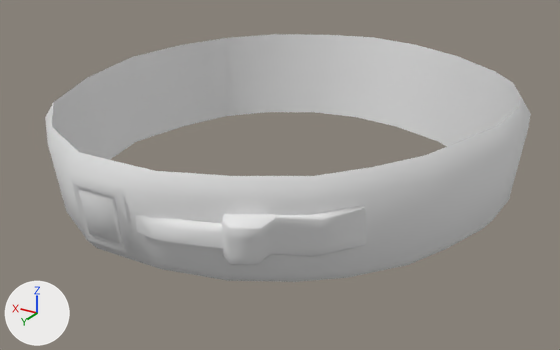
What one commit did to the FBX model care-up/Assets/_Models/fixator.fbx.
Camera for both pictures: a 50 mm camera at (-0.181, 0.317, 0.135) aimed at (0.0, 0.015, -0.016). The lights are fixed; the arrows at lower left show +X, +Y and +Z. Vertices at the same position are counted once.

Names of what the first picture shows: 'fixation_mat_on'.
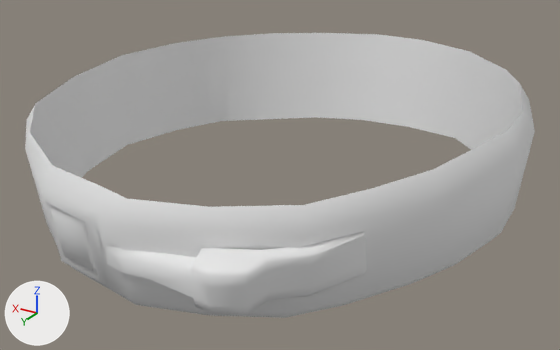
What differs and where, as boxes (x1, y1, x2, y2) in the pictures (560 x 350 px):
'fixation_mat_on', reshaped, rescaled (15% taller)
    before: (45, 34, 531, 282)
    after: (25, 33, 535, 318)

What the commit changed:
me_circle_001 is used by ob_fixation_mat_on; location (0.0, 0.0, 0.0); scale (0.16, 0.16, 0.16).
me_circle_001 had 177 vertices, 176 faces and spanned x -0.678..0.733, y -0.706..0.74, z -0.169..0.179.
me_circle_001 now has 177 vertices, 176 faces and spans x -0.665..0.724, y -0.691..0.811, z -0.189..0.18.
me_circle_001 part 1: 177 of 177 vertices moved; they spanned x -0.678..0.733, y -0.706..0.74, z -0.169..0.179 and now span x -0.665..0.724, y -0.691..0.811, z -0.189..0.18; mean shift (-0.013, 0.05, -0.017); largest move (-0.193, 0.681, 0.014) -> (-0.213, 0.794, -0.02).
Object 'fixation_mat_on' (ob_fixation_mat_on) is rescaled from (0.16, 0.16, 0.16) to (0.17, 0.17, 0.17).
